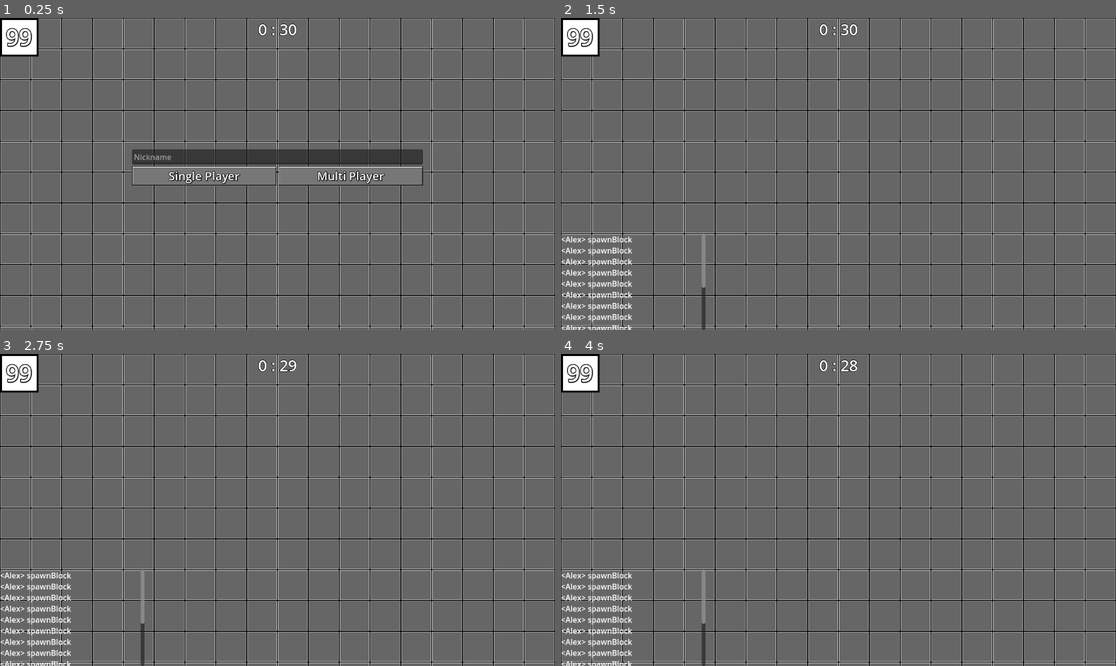
Above: before the commit, frames 1-4 (two rows, left to right).
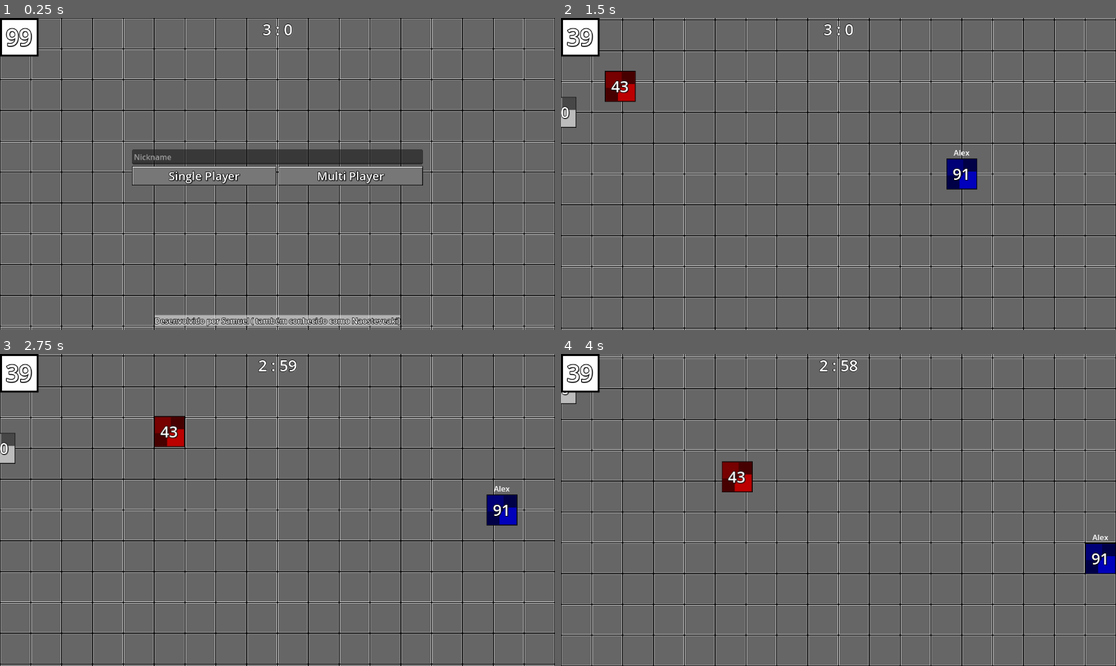
Above: after the commit, the same moments.

Repository: devNaosteveaqui/Trem-da-Desordem
Game: Godot game, scene res://Scenes/game.tscn
Same seed, same stepped clock (60 frames per second), same inputs: the game is played once before the commit and once after it.
Inputs (mouse positions are in pixels of both pictures, inside the frame that each line leads up to):
- Up to frame 1 (0.25 s): no input
- Up to frame 2 (1.5 s): click (838, 158) at 0.52 s; type "Alex" at 0.6 s; click "Single Player" at 1.25 s
- Up to frame 3 (2.75 s): tap Enter (pickBlock) at 2, 2.1 s; hold Right (ui_right) from 2.03 s (still down)
- Up to frame 4 (4 s): release Right (ui_right) at 2.78 s; hold Down (ui_down) 2.78-3.53 s; tap Enter (pickBlock) at 2.85, 3.6 s; hold Right (ui_right) from 3.53 s (still down)

The runs differ from the first frame. In frame 1, 1.6% of the frame differs, in the area x 27-73%, y 1-99%; in frame 2, 13%; in frame 3, 13%; in frame 4, 15%, in the area x 0-100%, y 0-100%.

Commit message:
UPDATE
Atualizações de alguns arquivos de licensa, adicionado opção de voltar pro menu inicial e adicionado o MODO NO_MODE que é quando o jogador ainda está no menu inicial.

Diff:
--- a/Jogo/Network.gd
+++ b/Jogo/Network.gd
@@ -52,10 +52,10 @@
 	rpc("remover_jogador",par_id)
 
 func queda_do_servidor():
-	#if Game.RUNNING:
-	if !get_tree().current_scene.get_node("CanvasLayer/Menu").visible:
-		if Game.RUNNING:
-			get_tree().reload_current_scene()
+	# reload provoca sentimentos estranhos no lado do client!
+	#if !get_tree().current_scene.get_node("CanvasLayer/Menu").visible:
+		#if Game.RUNNING:
+			#get_tree().reload_current_scene()
 	resetar_conexao("Parece que o servidor caiu, alguém ajuda ele!")
 
 @rpc("any_peer","call_local")
--- a/Jogo/Scenes/game.tscn
+++ b/Jogo/Scenes/game.tscn
@@ -25,6 +25,11 @@
 shadow_size = 4
 shadow_color = Color(0.5, 0.5, 0.5, 1)
 
+[sub_resource type="LabelSettings" id="LabelSettings_anv4v"]
+line_spacing = 0.0
+outline_size = 4
+outline_color = Color(0, 0, 0, 1)
+
 [sub_resource type="TileSetAtlasSource" id="TileSetAtlasSource_7ygoi"]
 resource_name = "floor"
 texture = ExtResource("4_krpu0")
@@ -408,13 +413,71 @@
 horizontal_alignment = 1
 vertical_alignment = 1
 
+[node name="Voltar" type="TextureButton" parent="CanvasLayer/Menu/LAN/VBoxContainer"]
+custom_minimum_size = Vector2(0, 40)
+layout_mode = 2
+texture_normal = ExtResource("3_hk8wc")
+texture_pressed = ExtResource("4_uposl")
+texture_hover = ExtResource("5_welup")
+texture_disabled = ExtResource("6_nakjl")
+
+[node name="Label" type="Label" parent="CanvasLayer/Menu/LAN/VBoxContainer/Voltar"]
+layout_mode = 1
+anchors_preset = 15
+anchor_right = 1.0
+anchor_bottom = 1.0
+grow_horizontal = 2
+grow_vertical = 2
+text = "Voltar"
+label_settings = ExtResource("7_am5nq")
+horizontal_alignment = 1
+vertical_alignment = 1
+
 [node name="Message" type="Label" parent="CanvasLayer/Menu/LAN/VBoxContainer"]
 layout_mode = 2
 label_settings = ExtResource("3_6ixe4")
 horizontal_alignment = 1
 vertical_alignment = 1
 
+[node name="Control" type="Control" parent="CanvasLayer/Menu"]
+custom_minimum_size = Vector2(0, 40)
+layout_mode = 1
+anchors_preset = 12
+anchor_top = 1.0
+anchor_right = 1.0
+anchor_bottom = 1.0
+grow_horizontal = 2
+grow_vertical = 0
+
+[node name="Label" type="Label" parent="CanvasLayer/Menu/Control"]
+layout_mode = 1
+anchors_preset = 8
+anchor_left = 0.5
+anchor_top = 0.5
+anchor_right = 0.5
+anchor_bottom = 0.5
+offset_left = -44.5
+offset_top = -11.5
+offset_right = 44.5
+offset_bottom = 11.5
+grow_horizontal = 2
+grow_vertical = 2
+text = "Desenvolvido por Samuel ( também conhecido como Naosteveaki)"
+label_settings = SubResource("LabelSettings_anv4v")
+
+[node name="ColorRect" type="ColorRect" parent="CanvasLayer/Menu/Control/Label"]
+show_behind_parent = true
+custom_minimum_size = Vector2(450, 0)
+layout_mode = 1
+anchors_preset = 15
+anchor_right = 1.0
+anchor_bottom = 1.0
+grow_horizontal = 2
+grow_vertical = 2
+color = Color(1, 1, 1, 0.501961)
+
 [node name="Debug" type="Control" parent="CanvasLayer"]
+visible = false
 custom_minimum_size = Vector2(300, 200)
 layout_mode = 3
 anchors_preset = 2
@@ -457,3 +520,4 @@
 [connection signal="pressed" from="CanvasLayer/Menu/LAN/VBoxContainer/Connect" to="." method="_on_connect_pressed"]
 [connection signal="pressed" from="CanvasLayer/Menu/LAN/VBoxContainer/Iniciar" to="." method="_on_iniciar_pressed"]
 [connection signal="pressed" from="CanvasLayer/Menu/LAN/VBoxContainer/Desconectar" to="." method="_on_desconectar_pressed"]
+[connection signal="pressed" from="CanvasLayer/Menu/LAN/VBoxContainer/Voltar" to="." method="_on_voltar_pressed"]
--- a/Jogo/Scripts/GameClass.gd
+++ b/Jogo/Scripts/GameClass.gd
@@ -5,10 +5,10 @@
 const GROUP_PLAYER : String = "Player"
 const GROUP_BLOCK : String = "Bloco"
 const GROUP_ENEMY : String = "Enemy"
-enum MODE {SINGLE_PLAYER, MULTI_PLAYER}
+enum MODE {NOMODE,SINGLE_PLAYER, MULTI_PLAYER}
 
 var RUNNING : bool = false
-var MODE_SELECTED : MODE
+var MODE_SELECTED : MODE = MODE.NOMODE
 
 func isOutOfLimit(pos : Vector2):
 	var limit = {
--- a/Jogo/Scripts/Timer.gd
+++ b/Jogo/Scripts/Timer.gd
@@ -26,5 +26,5 @@
 	text = str(time_left/60) + " : " + str(time_left%60)
 
 func reset_time():
-	time_left = 30#*60
+	time_left = 3*60
 	count_time = 0
--- a/Jogo/Scripts/entity.gd
+++ b/Jogo/Scripts/entity.gd
@@ -64,8 +64,6 @@
 
 @rpc("any_peer", "call_local")
 func setHeadQueue(newHead:NodePath):
-	if !get_node(newHead).is_in_group(Game.GROUP_ENEMY):
-		print(newHead)
 	headQueue = newHead
 
 func move(new_vel:Vector2):
--- a/Jogo/Scripts/game.gd
+++ b/Jogo/Scripts/game.gd
@@ -39,7 +39,8 @@
 			lista_jogadores.add_item(lista[i][1])
 
 func log_message(msg:String):
-	log.text += msg + "\n"
+	#log.text += msg + "\n"
+	pass
 
 func initSPGame():
 	Game.RUNNING = true
@@ -84,7 +85,7 @@
 		return spawnBlock(e_number,e_pos)
 	return null
 
-func spawnPlayer(p_name:String,p_number:int,p_pos:Vector2,id:int = -1):
+func spawnPlayer(p_name:String,p_number:int,p_pos:Vector2,id:int = 1):
 	log_message("<"+player_info.name+"> spawnPlayer")
 	var block = load("res://Scenes/entity.tscn").instantiate()
 	block.setName(p_name)
@@ -251,12 +252,16 @@
 	Network.interrupt_connection()
 
 func _on_retur_menu_pressed() -> void:
-	if multiplayer.is_server():
-		#rpc("resetar_jogo")
-		Network.rpc("resetar_conexao","")
+	if Game.MODE_SELECTED == Game.MODE.MULTI_PLAYER:
+		if multiplayer.is_server():
+			#rpc("resetar_jogo")
+			Network.rpc("resetar_conexao","")
+		else:
+			#resetar_jogo()
+			Network.resetar_conexao("")
 	else:
-		#resetar_jogo()
-		Network.resetar_conexao("")
+		conexao_resetada("")
+
 
 func _on_iniciar_pressed():
 	#var peers = Network.get_lista()
@@ -320,6 +325,8 @@
 		$CanvasLayer/Menu/VBoxContainer.hide()
 		$CanvasLayer/Menu/LAN.show()
 	else:
+		if Game.MODE_SELECTED == Game.MODE.SINGLE_PLAYER:
+			Game.MODE_SELECTED = Game.MODE.NOMODE
 		$CanvasLayer/Menu/VBoxContainer.show()
 		$CanvasLayer/Menu/LAN.hide()
 
@@ -355,8 +362,8 @@
 
 func sortBlockPos():
 	var block_pos : Vector2 = Vector2(64,64)
-	block_pos.x = (randi()%Game.MAP_SIZE.x + Game.MAP_POS.x)*block_pos.x
-	block_pos.y = (randi()%Game.MAP_SIZE.y + Game.MAP_POS.y)*block_pos.y
+	block_pos.x = (randi()%(Game.MAP_SIZE.x-2) + Game.MAP_POS.x+1)*block_pos.x
+	block_pos.y = (randi()%(Game.MAP_SIZE.y-2) + Game.MAP_POS.y+1)*block_pos.y
 	return block_pos
 
 func generateFloor():
@@ -369,3 +376,12 @@
 			else:
 				#tilemap.set_cell(0,tile_pos,1,Vector2i(0,0),0)
 				tilemap.set_cell(tile_pos,1,Vector2i(0,0),0)
+
+func _on_voltar_pressed() -> void:
+	Game.MODE_SELECTED = Game.MODE.NOMODE
+	if multiplayer.is_server():
+		#rpc("resetar_jogo")
+		Network.rpc("resetar_conexao","")
+	else:
+		#resetar_jogo()
+		Network.resetar_conexao("")
Not shown: 1 places in Jogo/Scenes/game.tscn that only renumber resources
Not shown, changed: Jogo/export_presets.cfg
Not shown, added: IMAGES_LICENSE
